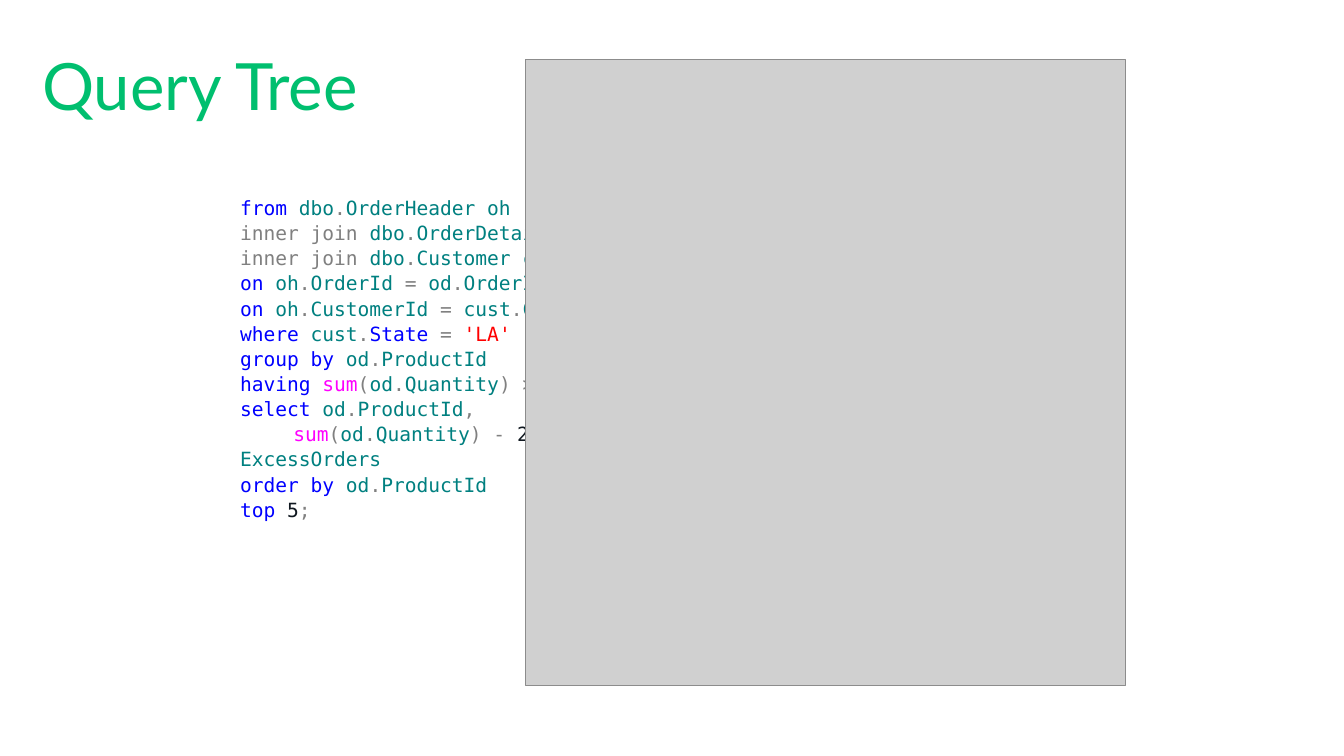
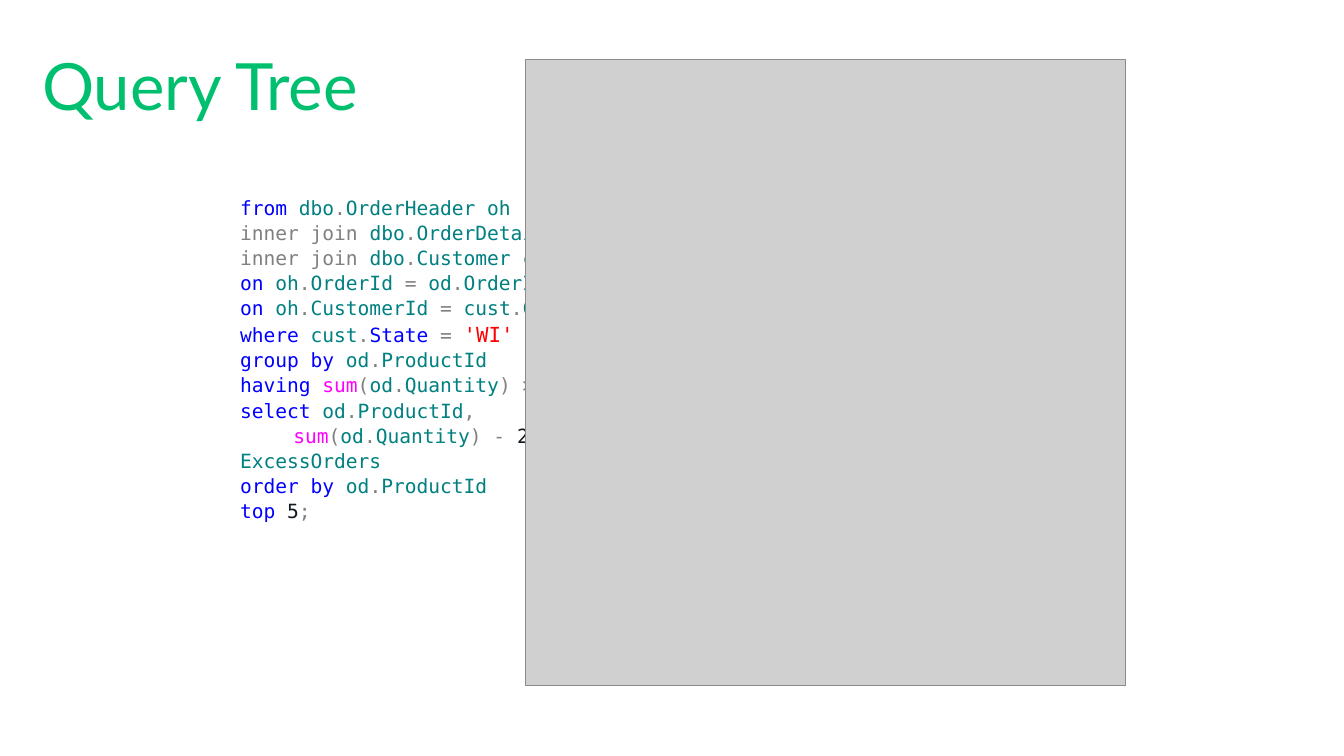
Before and after one commit to tf3604/OptimizerPresentation, a slide deck: slide 31 of Optimizer.pptx. Drawn at 1344x756 pixels with LibreOffice and Linux fonts; fonts in the diff are those of the drawing; grey boxes stand for pictures; background and template pictures are left out. Boxes give left, top, right and bottom in pixels: in the first picture for what was removed or moved away, otherwise in the second. Text is boxed around its words. In the diff, an @@ line names an element or a change of style, - is before the commit and + after.

```diff
--- a/Optimizer.pptx
+++ b/Optimizer.pptx
@@ text at (240,327,514,343): text changed @@
-where cust.State = 'LA'
+where cust.State = 'WI'
```
Also in this commit, not shown: 14 other slides changed.
